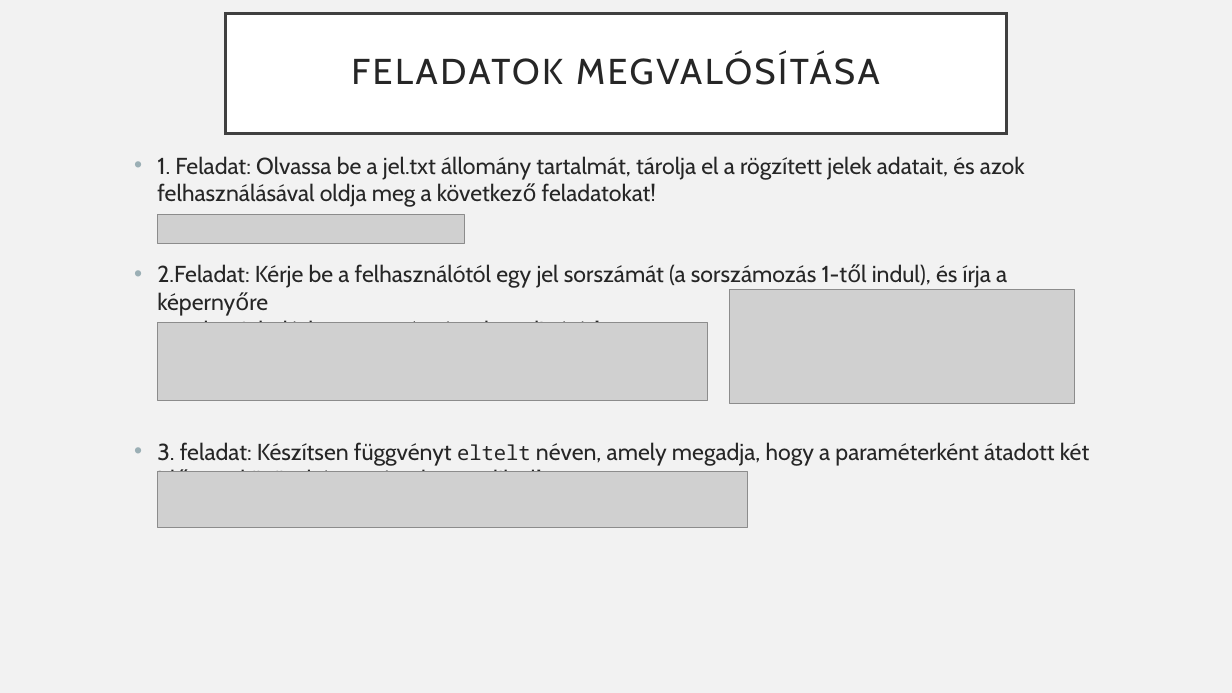
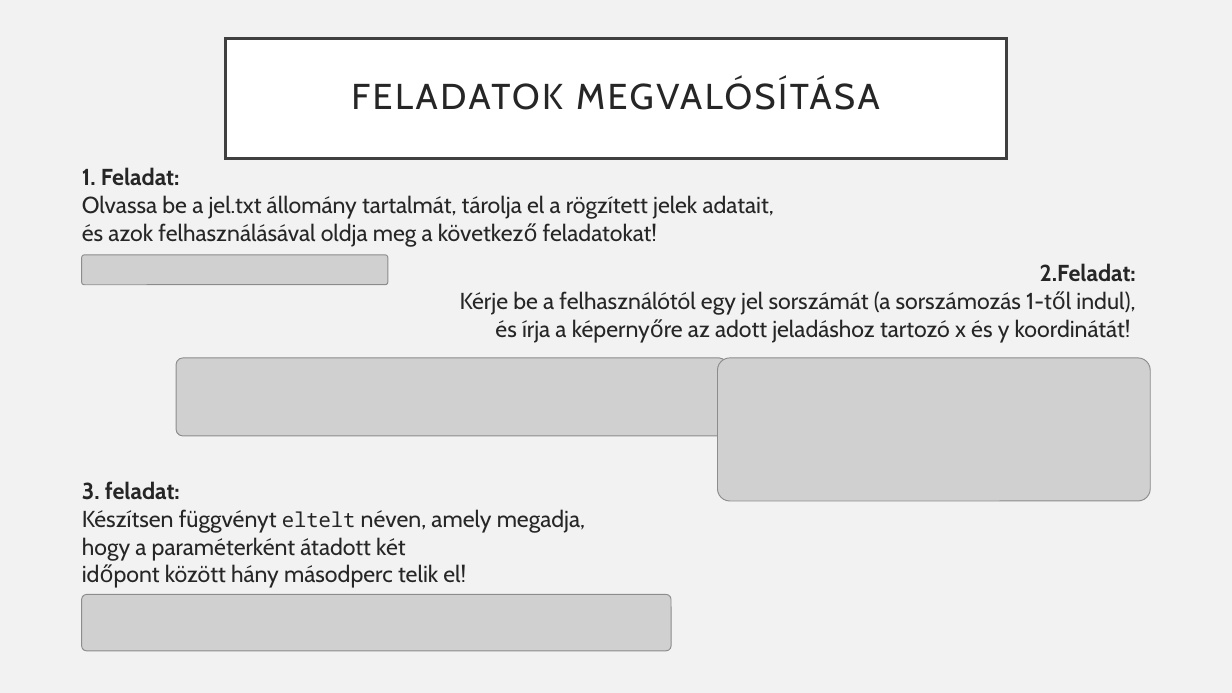
Before and after one commit to fatura-brigitta/Proj1-Jelado-10A_F, a slide deck: slide 5 of Proj1-Jelado-10A_f.pptx (slide 4 before the commit). Drawn at 1232x693 pixels with LibreOffice and Linux fonts; fonts in the diff are those of the drawing; grey boxes stand for pictures. Boxes give left, top, right and bottom in pixels: in the first picture for what was removed or moved away, otherwise in the second. Text is boxed around its words. In the diff, an @@ line names an element or a change of style, - is before the commit and + after.

```diff
--- a/Proj1-Jelado-10A_f.pptx
+++ b/Proj1-Jelado-10A_f.pptx
@@ title "FELADATOK MEGVALÓSÍTÁSA": place and size @@
-title "FELADATOK MEGVALÓSÍTÁSA" at bbox=[226, 13, 1006, 133]
+title "FELADATOK MEGVALÓSÍTÁSA" at bbox=[226, 38, 1006, 158]
@@ text "1. Feladat: Olvassa be a ...": place and size @@
-text "1. Feladat: Olvassa be a ..." at bbox=[157, 156, 1089, 472]
+text "1. Feladat: Olvassa be a ..." at bbox=[82, 167, 1136, 588]
@@ text "1. Feladat: Olvassa be a ..." at bbox=[82, 167, 1136, 588]: bold on in "1. Feladat:", "2.Feladat:", "3. feladat:"; bullet • to none; alignment left to right @@
@@ picture: place and size @@
-picture at bbox=[158, 214, 464, 244]
+picture at bbox=[81, 255, 387, 285]
@@ picture: place and size @@
-picture at bbox=[158, 323, 708, 400]
+picture at bbox=[177, 358, 726, 435]
@@ picture: place and size @@
-picture at bbox=[729, 289, 1074, 403]
+picture at bbox=[718, 358, 1151, 501]
@@ picture: place and size @@
-picture at bbox=[158, 471, 748, 528]
+picture at bbox=[81, 594, 671, 651]
```
Also in this commit, not shown: 4 other slides changed, 5 slides added, 1 slide removed.
